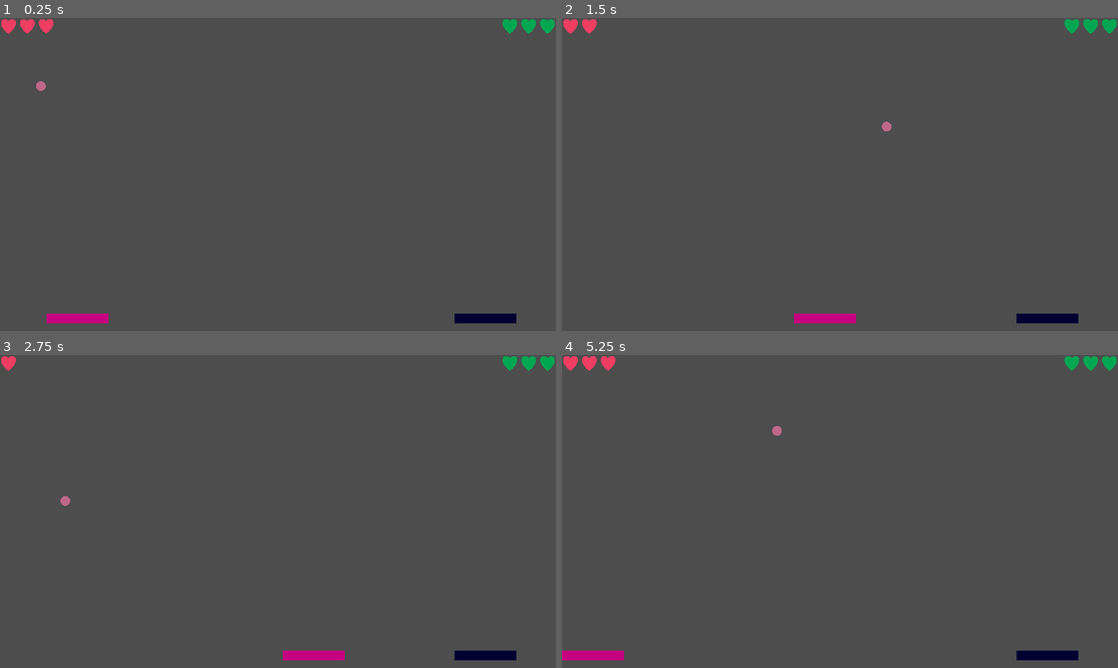
Above: before the commit, frames 1-4 (two rows, left to right).
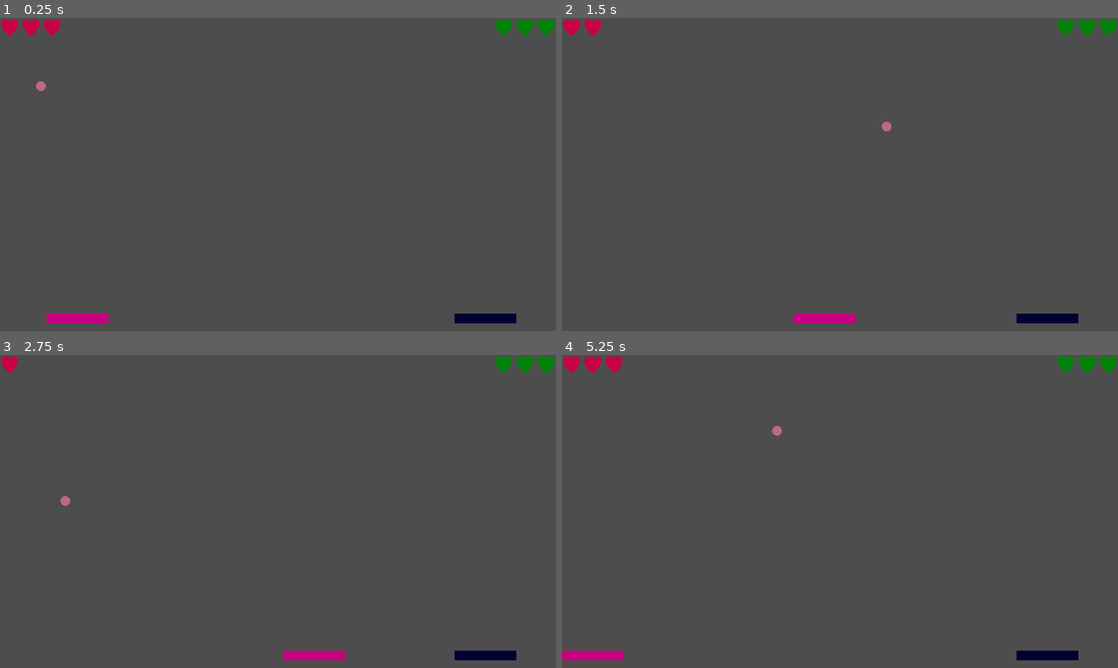
Above: after the commit, the same moments.

Repository: antoniskalou/GravityPong
Game: Godot game, scene res://src/main.tscn
The game is run twice, just before and just after one commit, with the same random seed, the same clock (stepped at 60 frames per second) and the same inputs.
Inputs:
- Up to frame 1 (0.25 s): no input
- Up to frame 2 (1.5 s): hold D (move_right) 0.53-1.28 s; hold A (move_left) from 1.28 s (still down)
- Up to frame 3 (2.75 s): release A (move_left) at 2.03 s; hold D (move_right) from 2.03 s (still down)
- Up to frame 4 (5.25 s): release D (move_right) at 3.53 s; hold A (move_left) 3.53-5 s; click "Play Again?" at 5 s

The runs differ from the first frame. In frame 1, 0.8% of the frame differs, in the area x 0-100%, y 0-6%; in frame 2, 0.7%; in frame 3, 0.5%; in frame 4, 0.8%.

Commit message:
Move health bar to custom script

Diff:
--- /dev/null
+++ b/src/health_bar.gd
@@ -0,0 +1,36 @@
+@icon("res://assets/icons/hearts.png")
+extends HBoxContainer
+class_name HealthBar
+
+
+@export var heartTexture: Texture2D
+@export var heartColor: Color
+@export var start_lives: int = 3
+
+
+# TODO: show start lives in editor
+func _ready():
+	set_lives(start_lives)
+
+
+func lives() -> int:
+	return get_child_count()
+
+
+func set_lives(lives: int) -> void:
+	var life_delta = get_child_count() - lives
+	if life_delta < 0: # add hearts
+		for i in range(0, abs(life_delta)):
+			var texture = TextureRect.new()
+			texture.expand_mode = TextureRect.EXPAND_FIT_WIDTH_PROPORTIONAL
+			texture.stretch_mode = TextureRect.STRETCH_KEEP_ASPECT
+			texture.modulate = heartColor
+			texture.texture = heartTexture
+			add_child(texture)
+	elif life_delta > 0: # remove hearts
+		for i in range(0, life_delta):
+			remove_first_child(self)
+
+
+func remove_first_child(node: Node) -> void:
+	node.remove_child(node.get_child(0))
--- a/src/hud.gd
+++ b/src/hud.gd
@@ -18,25 +18,12 @@
 
 
 func player_1_set_lives(lives: int) -> void:
-	_set_lives($Play/HealthBar1, lives)
+	$Play/HealthBar1.set_lives(lives)
 
 
 func player_2_set_lives(lives: int) -> void:
-	_set_lives($Play/HealthBar2, lives)
+	$Play/HealthBar2.set_lives(lives)
 
-
-func _set_lives(node: Node, lives: int) -> void:
-	var life_delta = node.get_child_count() - lives
-	if life_delta < 0: # add hearts
-		for i in range(0, abs(life_delta)):
-			node.add_child(heart_texture.duplicate())
-	elif life_delta > 0: # remove hearts
-		for i in range(0, life_delta):
-			remove_first_child(node)
-
-
-func remove_first_child(node: Node) -> void:
-	node.remove_child(node.get_child(0))
 
 
 func _on_play_again_pressed() -> void:
--- a/src/hud.tscn
+++ b/src/hud.tscn
@@ -1,8 +1,9 @@
-[gd_scene load_steps=4 format=3 uid="uid://v55jgofobus"]
+[gd_scene load_steps=5 format=3 uid="uid://v55jgofobus"]
 
 [ext_resource type="Texture2D" uid="uid://b838wfd7gt6oq" path="res://assets/icons/hearts.png" id="1_4fp27"]
 [ext_resource type="Script" path="res://src/hud.gd" id="1_niwif"]
 [ext_resource type="Theme" uid="uid://3mgf1on5qn1j" path="res://src/hud.tres" id="2_dbnox"]
+[ext_resource type="Script" path="res://src/health_bar.gd" id="3_adgsp"]
 
 [node name="HUD" type="CanvasLayer"]
 script = ExtResource("1_niwif")
@@ -45,58 +46,22 @@
 [node name="Play" type="CanvasLayer" parent="."]
 
 [node name="HealthBar1" type="HBoxContainer" parent="Play"]
-offset_right = 113.0
-offset_bottom = 35.0
-
-[node name="Heart" type="TextureRect" parent="Play/HealthBar1"]
-modulate = Color(0.937255, 0.243137, 0.380392, 1)
-layout_mode = 2
-texture = ExtResource("1_4fp27")
-expand_mode = 3
-stretch_mode = 4
-
-[node name="Heart2" type="TextureRect" parent="Play/HealthBar1"]
-modulate = Color(0.937255, 0.243137, 0.380392, 1)
-layout_mode = 2
-texture = ExtResource("1_4fp27")
-expand_mode = 3
-stretch_mode = 4
-
-[node name="Heart3" type="TextureRect" parent="Play/HealthBar1"]
-modulate = Color(0.937255, 0.243137, 0.380392, 1)
-layout_mode = 2
-texture = ExtResource("1_4fp27")
-expand_mode = 3
-stretch_mode = 4
+offset_right = 40.0
+offset_bottom = 40.0
+script = ExtResource("3_adgsp")
+heartTexture = ExtResource("1_4fp27")
+heartColor = Color(0.784314, 0, 0.27451, 1)
 
 [node name="HealthBar2" type="HBoxContainer" parent="Play"]
 anchors_preset = 1
 anchor_left = 1.0
 anchor_right = 1.0
-offset_left = -113.0
-offset_bottom = 35.0
+offset_left = -40.0
+offset_bottom = 40.0
 grow_horizontal = 0
 alignment = 2
-
-[node name="Heart" type="TextureRect" parent="Play/HealthBar2"]
-modulate = Color(0, 0.654902, 0.321569, 1)
-layout_mode = 2
-texture = ExtResource("1_4fp27")
-expand_mode = 3
-stretch_mode = 4
-
-[node name="Heart2" type="TextureRect" parent="Play/HealthBar2"]
-modulate = Color(0, 0.654902, 0.321569, 1)
-layout_mode = 2
-texture = ExtResource("1_4fp27")
-expand_mode = 3
-stretch_mode = 4
-
-[node name="Heart3" type="TextureRect" parent="Play/HealthBar2"]
-modulate = Color(0, 0.654902, 0.321569, 1)
-layout_mode = 2
-texture = ExtResource("1_4fp27")
-expand_mode = 3
-stretch_mode = 4
+script = ExtResource("3_adgsp")
+heartTexture = ExtResource("1_4fp27")
+heartColor = Color(0, 0.513726, 0.0313726, 1)
 
 [connection signal="pressed" from="GameOver/PlayAgain" to="." method="_on_play_again_pressed"]
